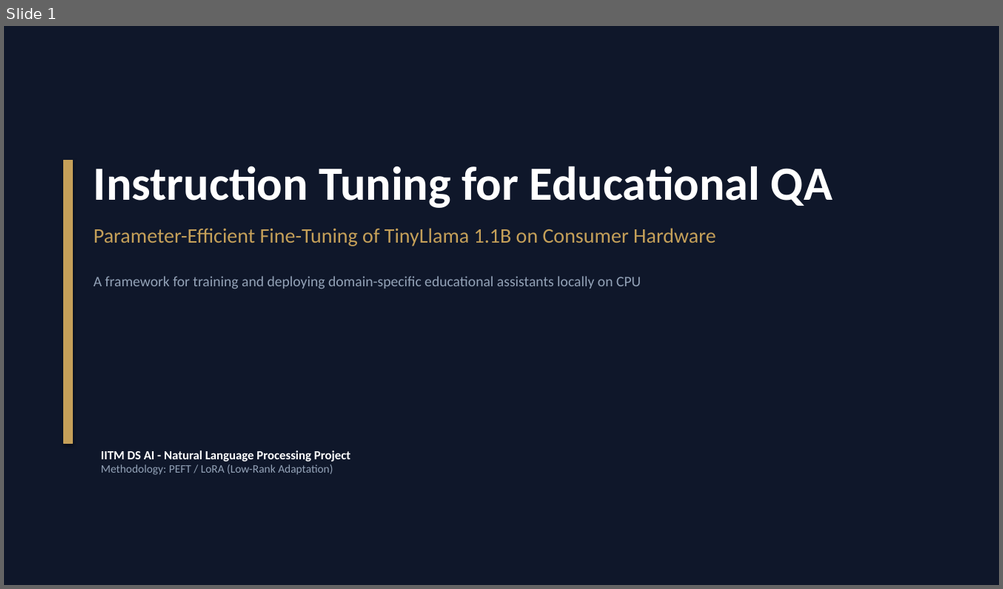
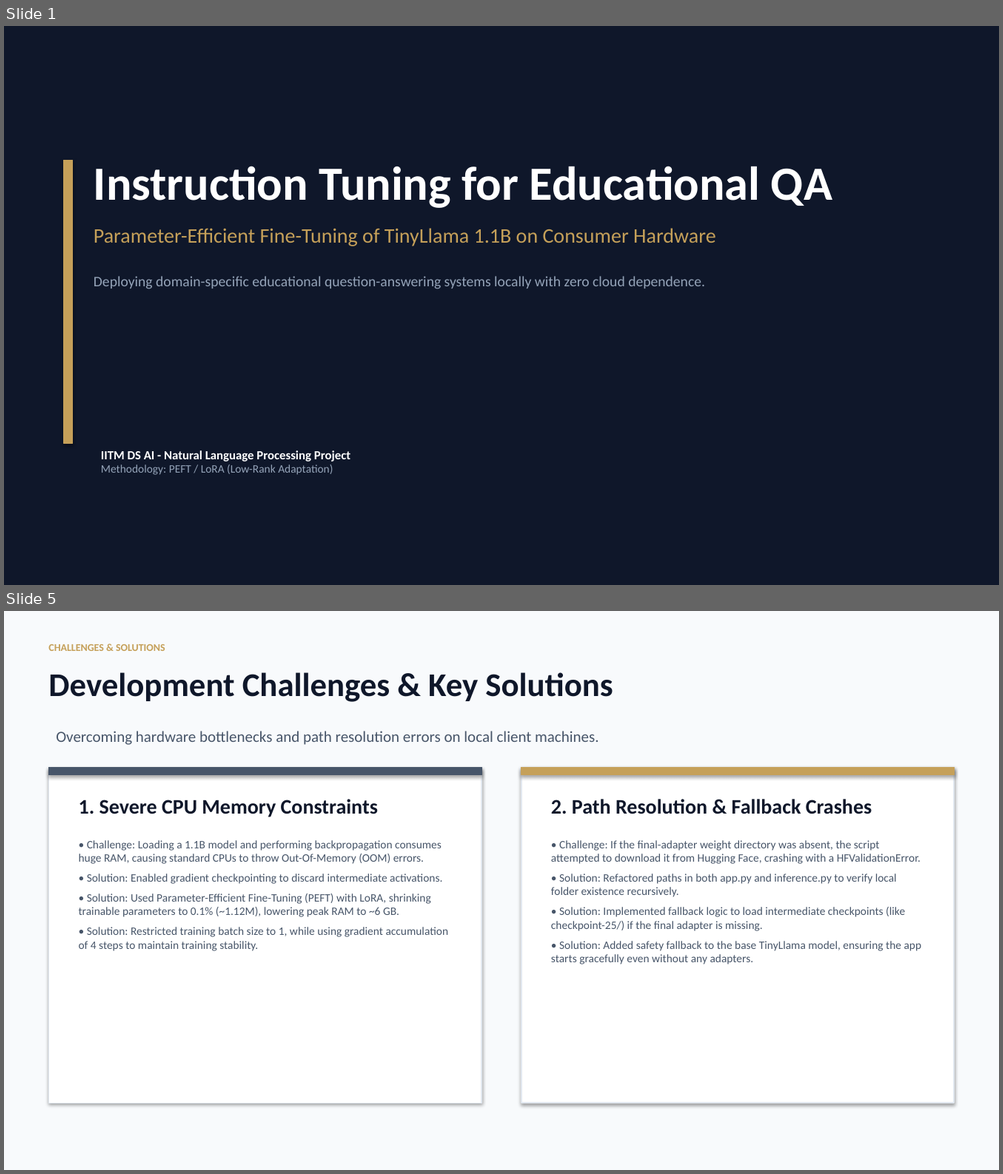
Before and after one commit to deweshai-star/Instruction-Tuning-for-Educational-QA, a slide deck: Instruction Tuning for Educational QA.pptx. Shown one above the other, each under a label of ours: slide 1 before the commit, slides 1 and 5 after it; the slides between them are not shown. The pictures are 1003x589 and 1003x1174 pixels, drawn with LibreOffice and Linux fonts; fonts in the diff are those of the drawing. Boxes give left, top, right and bottom in pixels: in the first picture for what was removed or moved away, otherwise in the second. Text is boxed around its words. In the diff, an @@ line names an element or a change of style, - is before the commit and + after.

```diff
--- a/Instruction Tuning for Educational QA.pptx
+++ b/Instruction Tuning for Educational QA.pptx
@@ slide 5 added at [4, 611, 999, 1170], background #F8FAFC @@
@@ text added at [48, 644, 165, 651], 10 pt, text #C5A059, bold @@
+CHALLENGES & SOLUTIONS
@@ text added at [48, 672, 612, 702], 32 pt, text #0F172A, bold @@
+Development Challenges & Key Solutions
@@ text added at [56, 731, 598, 745], 15 pt, text #475569 @@
+Overcoming hardware bottlenecks and path resolution errors on local client machines.
@@ rectangle added at [48, 768, 481, 1103], fill #FFFFFF, outline #E2E8F0 1 pt @@
@@ rectangle added at [48, 768, 481, 775], fill #475569, outline #475569 0.75 pt @@
@@ rectangle added at [521, 768, 954, 1103], fill #FFFFFF, outline #E2E8F0 1.5 pt @@
@@ rectangle added at [521, 768, 954, 775], fill #C5A059, outline #C5A059 0.75 pt @@
@@ text added at [79, 799, 449, 951], 11 pt, text #475569 @@
+1. Severe CPU Memory Constraints
+• Challenge: Loading a 1.1B model and performing backpropagation consumes huge RAM, causing standard CPUs to throw Out-Of-Memory (OOM) errors.
+• Solution: Enabled gradient checkpointing to discard intermediate activations.
+• Solution: Used Parameter-Efficient Fine-Tuning (PEFT) with LoRA, shrinking trainable parameters to 0.1% (~1.12M), lowering peak RAM to ~6 GB.
+• Solution: Restricted training batch size to 1, while using gradient accumulation of 4 steps to maintain training stability.
@@ text added at [551, 799, 922, 965], 11 pt, text #475569 @@
+2. Path Resolution & Fallback Crashes
+• Challenge: If the final-adapter weight directory was absent, the script attempted to download it from Hugging Face, crashing with a HFValidationError.
+• Solution: Refactored paths in both app.py and inference.py to verify local folder existence recursively.
+• Solution: Implemented fallback logic to load intermediate checkpoints (like checkpoint-25/) if the final adapter is missing.
+• Solution: Added safety fallback to the base TinyLlama model, ensuring the app starts gracefully even without any adapters.
@@ slide 1 changed as well @@
@@ text at [94, 276, 705, 289]: text changed @@
-A framework for training and deploying domain-specific educational assistants locally on CPU
+Deploying domain-specific educational question-answering systems locally with zero cloud dependence.
```
Also in this commit, not shown: 1 other slide changed, 5 other slides added, 3 slides removed, 2 other files.
